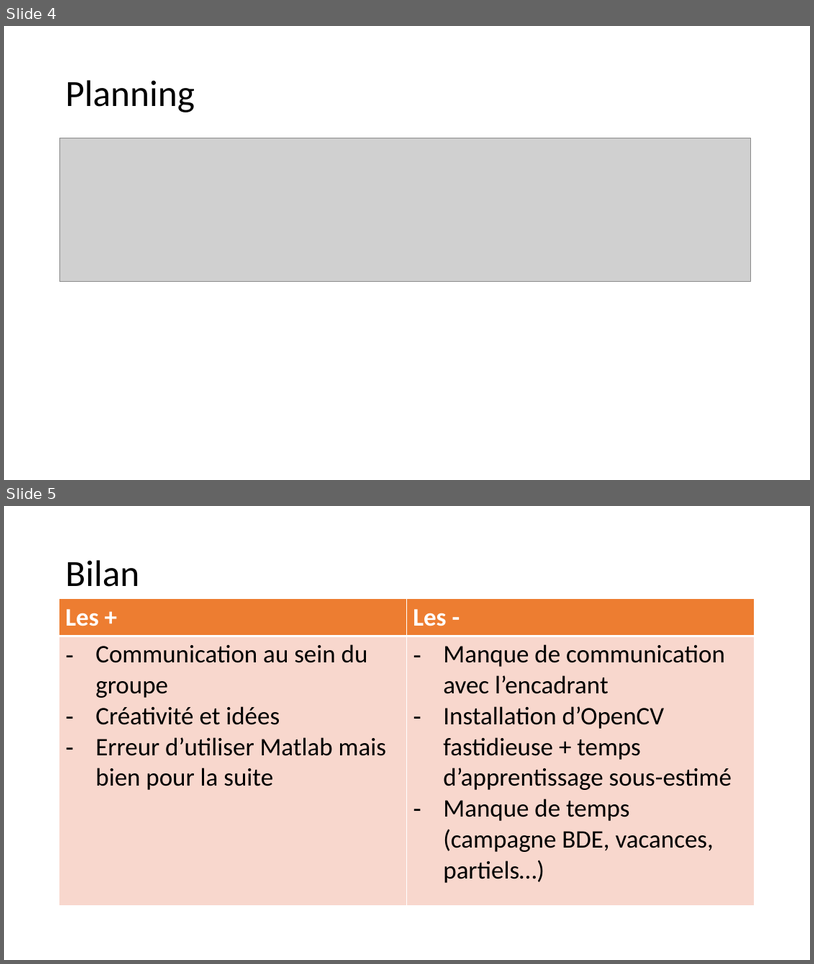
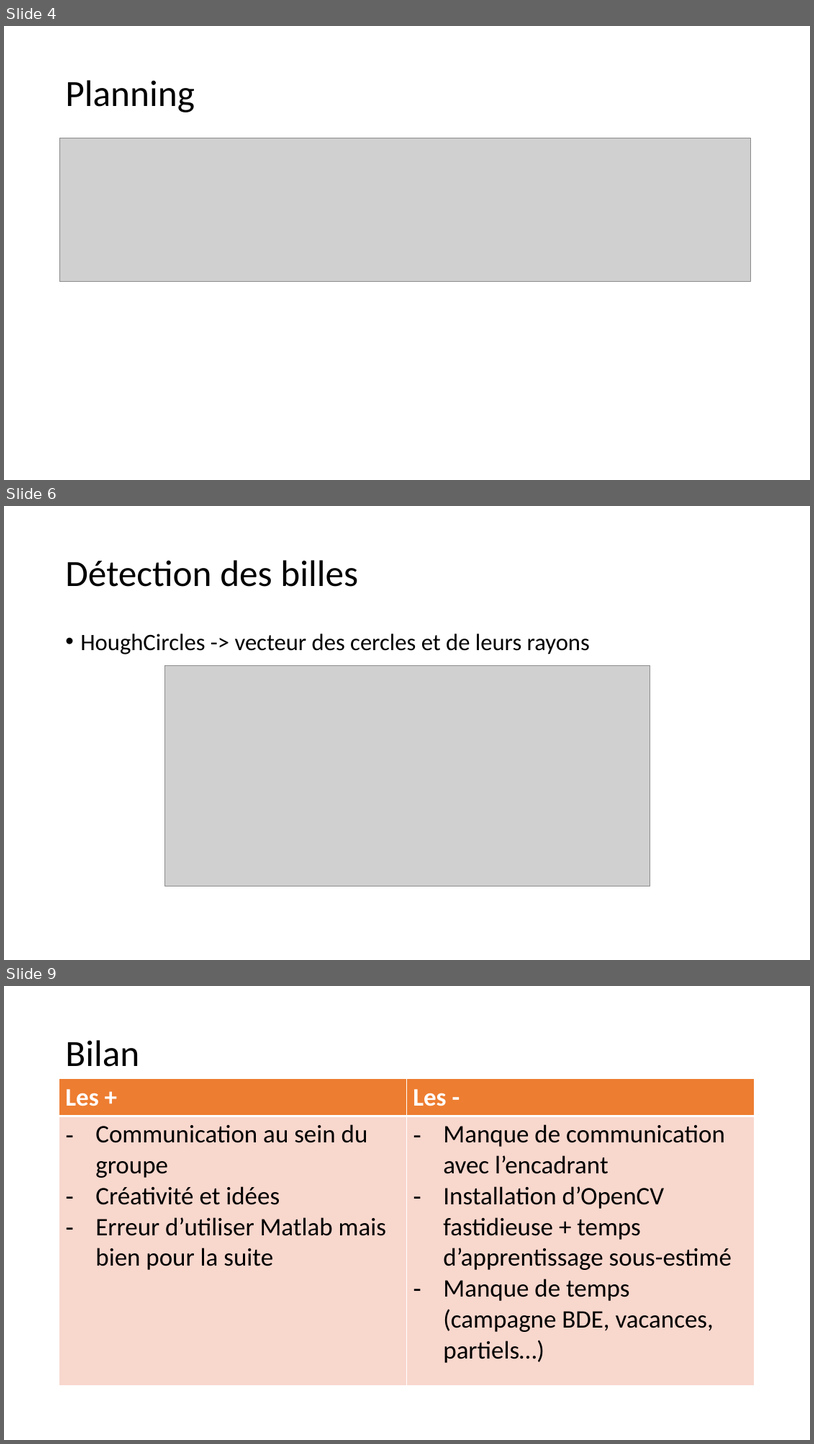
Before and after one commit to Bugro/CUBI, a slide deck: Com/COPIL.pptx. Shown one above the other, each under a label of ours: slides 4 and 5 before the commit, slides 4, 6 and 9 after it; the slides between them are not shown. The pictures are 814x964 and 814x1444 pixels, drawn with LibreOffice and Linux fonts; fonts in the diff are those of the drawing; grey boxes stand for pictures; background and template pictures are left out. Boxes give left, top, right and bottom in pixels: in the first picture for what was removed or moved away, otherwise in the second. Text is boxed around its words. In the diff, an @@ line names an element or a change of style, - is before the commit and + after.

```diff
--- a/Com/COPIL.pptx
+++ b/Com/COPIL.pptx
@@ slide 6 added at (x1=4, y1=506, x2=810, y2=960), background picture (left out) @@
@@ title added at (x1=65, y1=560, x2=358, y2=587), 44 pt, text #000000 @@
+Détection des billes
@@ text added at (x1=80, y1=633, x2=590, y2=654), 28 pt, text #000000 @@
+• HoughCircles -> vecteur des cercles et de leurs rayons
@@ picture added at (x1=165, y1=665, x2=651, y2=885) @@
@@ what was slide 5 is now slide 9 @@
```
Also in this commit, not shown: 1 slide changed, 3 other slides added, 5 other files.
